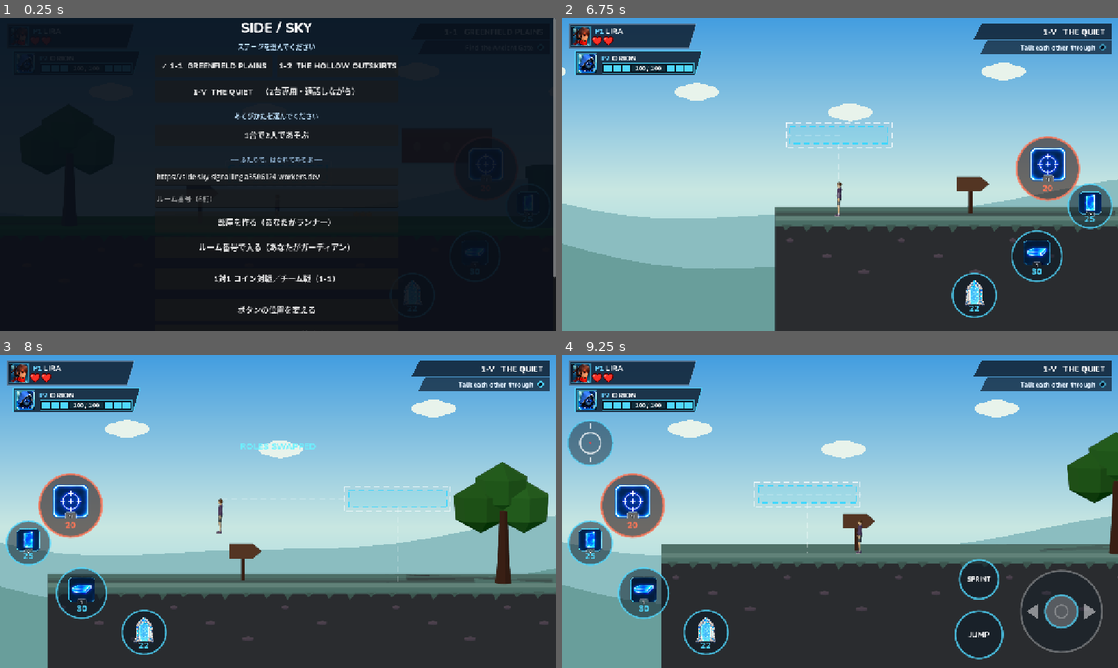
Above: before the commit, frames 1-4 (two rows, left to right).
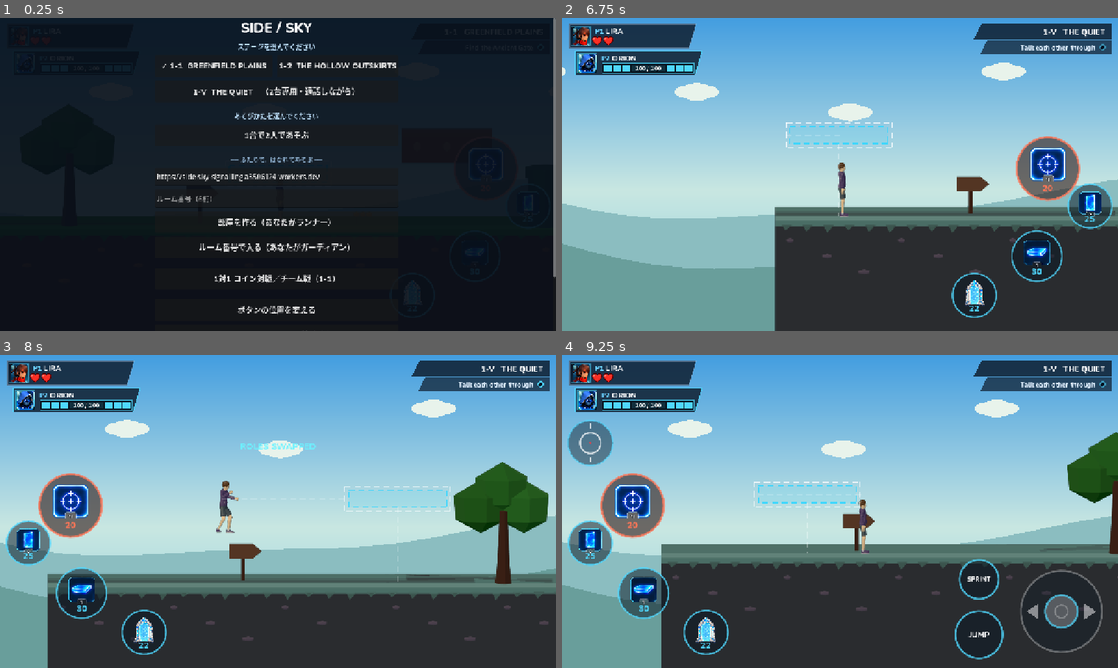
Above: after the commit, the same moments.

Repository: 555734/Kiki-public
Game: Godot game, scene res://src/main.tscn
The game is run twice, just before and just after one commit, with the same random seed, the same clock (stepped at 60 frames per second) and the same inputs.
Inputs (mouse positions are in pixels of both pictures, inside the frame that each line leads up to):
- Up to frame 1 (0.25 s): no input
- Up to frame 2 (6.75 s): click (840, 199) at 0.52 s; type "12" at 0.6 s; click "✓ 1-1 GREENFIELD PLAINS" at 1.25 s; click "1-2 THE HOLLOW OUTSKIRTS" at 2 s; click (840, 199) at 2.77 s; type "12" at 2.85 s; click "1-1 GREENFIELD PLAINS" at 3.5 s; click (840, 199) at 4.27 s; type "12" at 4.35 s; click "1-V THE QUIET （2台専用・通話しながら）" at 5 s; click "✓ 1-V THE QUIET （2台専用・通話しながら）" at 5.75 s; click "1台で2人であそぶ" at 6.5 s
- Up to frame 3 (8 s): tap Enter at 7.25 s; move the mouse to (400, 495) at 7.27 s; hold D (p1_right) from 7.28 s (still down); tap Tab (game_swap_roles) at 7.35 s; click (400, 495) at 7.42 s; tap Space (p1_jump) at 7.52, 7.82 s
- Up to frame 4 (9.25 s): release D (p1_right) at 8 s; drag from (728, 527) to (812, 574) at 8.02 s; move the mouse to (895, 442) at 8.77 s; hold D (p1_right) from 8.78 s (still down); tap C (p2_count) at 8.85 s

The runs differ from the first frame. In frame 2, 0.2% of the frame differs, in the area x 49-52%, y 46-64%; in frame 3, 0.3%, in the area x 38-43%, y 40-58%; in frame 4, 0.2%.

Commit message:
Sync readable LIRA facing and reliable wall kick

Diff:
--- a/src/autoload/balance.gd
+++ b/src/autoload/balance.gd
@@ -295,8 +295,6 @@
 const WALL_JUMP_UP: float = -sqrt(2.0 * RUNNER_GRAVITY * WALL_JUMP_HEIGHT)
 const WALL_JUMP_OUT: float = 1.42 * RUNNER_RUN_SPEED
 const WALL_KICK_LOCK: float = 0.10
-## Require a short visible slide before a wall kick becomes armed.
-const WALL_SLIDE_ARM_TIME: float = 0.055
 const WALL_SLIDE_SPEED: float = 100.0
 const WALL_COYOTE_TIME: float = 0.12
 ## Presentation-only window used to show a distinct kick pose after leaving a wall.
--- a/src/render/three/lira.gd
+++ b/src/render/three/lira.gd
@@ -10,7 +10,7 @@
 ## chained jumps without changing collision, timing, networking or controls.
 const CLOTH := Color("e2a334")
 const AVATAR_SCENE := preload("res://assets/models/third_party/quaternius/casual_hoodie.gltf")
-const AVATAR_SCALE := 28.0
+const AVATAR_SCALE := 44.0
 
 const LAND_SQUASH_TIME := 0.13
 const TAKEOFF_STRETCH_TIME := 0.10
@@ -19,9 +19,9 @@
 const IDLE_CLIPS := ["Idle_Neutral", "Idle"]
 const WALK_CLIPS := ["Walk", "Walking", "Run"]
 const RUN_CLIPS := ["Run", "Running", "Walk"]
-const JUMP_UP_CLIPS := ["Jump_Start", "JumpStart", "Jump_Up", "JumpUp", "Jump", "Idle_Neutral", "Idle"]
-const APEX_CLIPS := ["Jump_Idle", "JumpIdle", "Jump", "Idle_Neutral", "Idle"]
-const FALL_CLIPS := ["Fall", "Falling", "Jump_Fall", "JumpFall", "Jump_Idle", "Jump", "Idle_Neutral", "Idle"]
+const JUMP_UP_CLIPS := ["Kick_Right", "Kick_Left", "Run"]
+const APEX_CLIPS := ["Kick_Left", "Kick_Right", "Idle_Neutral", "Idle"]
+const FALL_CLIPS := ["Run_Back", "Run", "Idle_Neutral", "Idle"]
 const LAND_CLIPS := ["Land", "Landing", "Jump_Land", "JumpLand", "Idle_Neutral", "Idle"]
 const CROUCH_CLIPS := ["Crouch_Idle", "CrouchIdle", "Crouch", "Idle_Neutral", "Idle"]
 const ROLL_CLIPS := ["Roll", "Run"]
@@ -274,7 +274,7 @@
 	var blend := 1.0 - exp(-delta * 18.0)
 	rig_root.rotation.y = lerp_angle(
 		rig_root.rotation.y,
-		-PI * 0.5 if face >= 0 else PI * 0.5,
+		PI * 0.5 if face >= 0 else -PI * 0.5,
 		blend
 	)
 	rig_root.scale = Vector3.ONE * AVATAR_SCALE
--- a/src/runner/runner.gd
+++ b/src/runner/runner.gd
@@ -174,23 +174,17 @@
 	_wall_coyote = maxf(0.0, _wall_coyote - delta)
 	if is_on_floor():
 		_wall_coyote = 0.0
-		_wall_slide_time = 0.0
 		_wall_jump_ready = false
 		return
 	if _wall_kick_lock > 0.0:
 		_wall_coyote = 0.0
-		_wall_slide_time = 0.0
 		_wall_jump_ready = false
 		return
 	if _kickable_wall() != null:
-		var normal := signf(get_wall_normal().x)
-		if _wall_normal != 0.0 and normal != _wall_normal:
-			_wall_slide_time = 0.0
-			_wall_jump_ready = false
-		_wall_normal = normal
+		_wall_normal = signf(get_wall_normal().x)
 		_wall_coyote = Balance.WALL_COYOTE_TIME
+		_wall_jump_ready = true
 	elif _wall_coyote <= 0.0:
-		_wall_slide_time = 0.0
 		_wall_jump_ready = false
 
 func _kickable_wall() -> Node2D:
@@ -488,21 +482,18 @@
 
 	_track_wall(delta)
 	var touching_wall := _kickable_wall() != null
-	if touching_wall and axis * _wall_normal < -0.1 and velocity.y > 0.0:
-		_wall_sliding = true
-		_wall_slide_time += delta
-		if _wall_slide_time >= Balance.WALL_SLIDE_ARM_TIME:
-			_wall_jump_ready = true
-		velocity.y = minf(velocity.y, Balance.WALL_SLIDE_SPEED)
-		_end_player_jump()
-	elif touching_wall:
-		_wall_slide_time = 0.0
-		_wall_jump_ready = false
+	if touching_wall:
+		_wall_jump_ready = true
+		_wall_coyote = Balance.WALL_COYOTE_TIME
+		if axis * _wall_normal < -0.1 and velocity.y > 0.0:
+			_wall_sliding = true
+			velocity.y = minf(velocity.y, Balance.WALL_SLIDE_SPEED)
+			_end_player_jump()
 	if _try_to_catch_the_edge():
 		return
 
 	# Wall jump gets priority over coyote jump while in contact.
-	if _jump_buffer > 0.0 and _coyote <= 0.0 and can_wall_jump() \
+	if _jump_buffer > 0.0 and can_wall_jump() \
 			and not _external_takeoff_pending:
 		var press_sequence := _buffer_press_release_sequence
 		velocity = Vector2(_wall_normal * Balance.WALL_JUMP_OUT, Balance.WALL_JUMP_UP)
@@ -512,7 +503,6 @@
 		_wall_kick_visual = Balance.WALL_KICK_VISUAL_TIME
 		_reset_jump_chain()
 		_wall_coyote = 0.0
-		_wall_slide_time = 0.0
 		_wall_jump_ready = false
 		_jump_buffer = 0.0
 		_begin_player_jump(press_sequence)
@@ -907,7 +897,6 @@
 	_wall_coyote = 0.0
 	_wall_kick_lock = 0.0
 	_wall_kick_visual = 0.0
-	_wall_slide_time = 0.0
 	_wall_jump_ready = false
 	velocity = velocity_out
 	if absf(velocity_out.x) > 1.0:
@@ -934,7 +923,6 @@
 	_wall_coyote = 0.0
 	_wall_kick_lock = 0.0
 	_wall_kick_visual = 0.0
-	_wall_slide_time = 0.0
 	_wall_jump_ready = false
 	_coyote = 0.0
 	_jump_buffer = 0.0
--- a/test/movement_probe.gd
+++ b/test/movement_probe.gd
@@ -245,11 +245,9 @@
 		runner.velocity = Vector2(0, 200)
 		hub.move_axis = 1.0
 		hub.release_jump()
-		await _tick(1)
-		_ok(not runner.can_wall_jump(),
-			"first wall-contact frame does not instantly arm a kick")
-		await _tick(9)
-		_ok(runner.can_wall_jump(), "short wall slide arms kick %d" % (attempt + 1))
+		await _tick(2)
+		_ok(runner.can_wall_jump(),
+			"wall contact arms kick %d without a slide delay" % (attempt + 1))
 		_ok(runner.velocity.y <= Balance.WALL_SLIDE_SPEED + 1.0,
 			"pressing into a wall slows the fall")
 		hub.press_jump()
--- a/test/three_view_probe.gd
+++ b/test/three_view_probe.gd
@@ -42,6 +42,11 @@
 	check(rig.animation_player!=null,"LIRA imports a real AnimationPlayer")
 	check(rig.available_animation_count()>=6,"LIRA exposes imported humanoid animation clips")
 	check(rig._resolve_clip(["Run"])!=&"","rigged LIRA has a run animation")
+	check(Lira.AVATAR_SCALE>=40.0,"LIRA is large enough to read at gameplay camera distance")
+	rig.animate(.2,Vector2(220,0),true,Runner.State.RUN,1)
+	check(rig.rig_root.rotation.y>0.0,"rightward runner faces screen-right")
+	rig.animate(.2,Vector2(-220,0),true,Runner.State.RUN,-1)
+	check(rig.rig_root.rotation.y<0.0,"leftward runner faces screen-left")
 	var start_x: float=main.runner.position.x
 	for i in 20: await get_tree().physics_frame
 	check(main.runner.position.x>start_x+20 and rig.pose in ["walk","run","sprint"],"actual Runner movement drives the imported run cycle")
